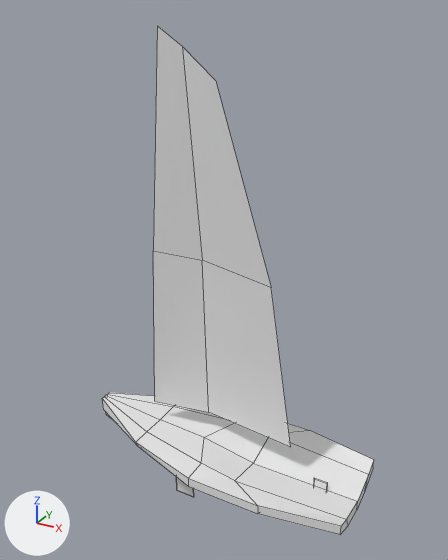
A saved change to the Blender file TapTapSail/Assets/Custom_Assets/PlayerModel_1_1.blend.
Before and after are seen from a camera (50 mm lens) standing at (3.49, -6.17, 5.71) and looking at (0.0, 0.18, 2.54). The axes (+X, +Y, +Z) are drawn at lower left. The lights are the same throughout. Mesh edges are drawn as thin lines.

Objects in the first picture: 'Cube.001', 'Hull', 'Sail'.
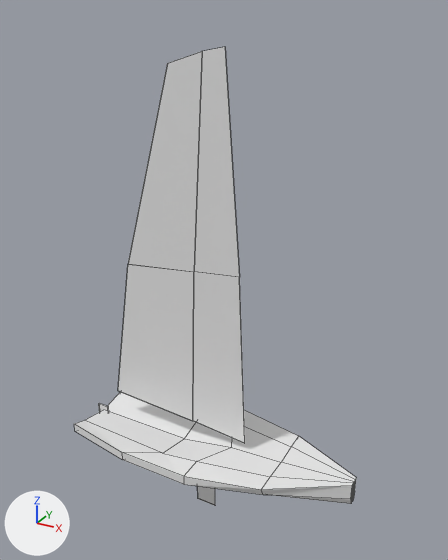
Where the newer file only moved an object's origin or applied its transform, the numbers keep the older frame.

Where the change shows, as pixel boxes (x1, y1, x2, y2) in the pictures (448 x 560 px):
'Sail', reshaped, moved, turned: before (153, 26, 290, 447); after (118, 47, 245, 444)
'Hull', reshaped, modifiers changed: before (103, 393, 374, 534); after (74, 392, 356, 504)
'Cube.001', moved: before (313, 478, 327, 490); after (98, 403, 108, 412)

The edits, one by one:
me_plane_001 is used by ob_sail; location (-0.06, 0.0, 2.45); rotation (1.571, 0.0, 0.0), in degrees (90, 0, 0); scale (1.0, 2.0, 1.0).
me_plane_001 had 9 vertices, 4 faces and spanned x -1.0..1.15, y -1.0..1.54, z -0.15..0.0.
me_plane_001 now has 18 vertices, 16 faces and spans x -2.17..-0.02, y 0.0, z 0.25..5.33.
me_plane_001 part 1: the whole mesh is rebuilt.
me_cube is used by ob_hull; location (0.0, 0.0, 0.0); scale (2.0, 1.0, 1.0).
me_cube had 30 vertices, 24 faces and spanned x -0.99..1.01, y -0.84..0.0, z -0.31..0.26.
me_cube now has 50 vertices, 48 faces and spans x -1.02..0.98, y -0.84..0.84, z -0.31..0.26.
me_cube part 2: the whole mesh is rebuilt.
Object 'Cube.001' (ob_cube_001) moves from (1.53, 0.0, -0.29) to (2.25, 0.0, -0.33).
Object 'Sail' (ob_sail) turns from (90, 0, 0) to (0, 0, 0) degrees about x, y and z.
Object 'Sail' (ob_sail) moves from (-0.06, 0.0, 2.45) to (0.44, 0.0, 0.0).
Object 'Hull' (ob_hull) loses its MIRROR modifier named 'Mirror'.
Modifier setting removed (it was use_axis = (False, True, False)).
